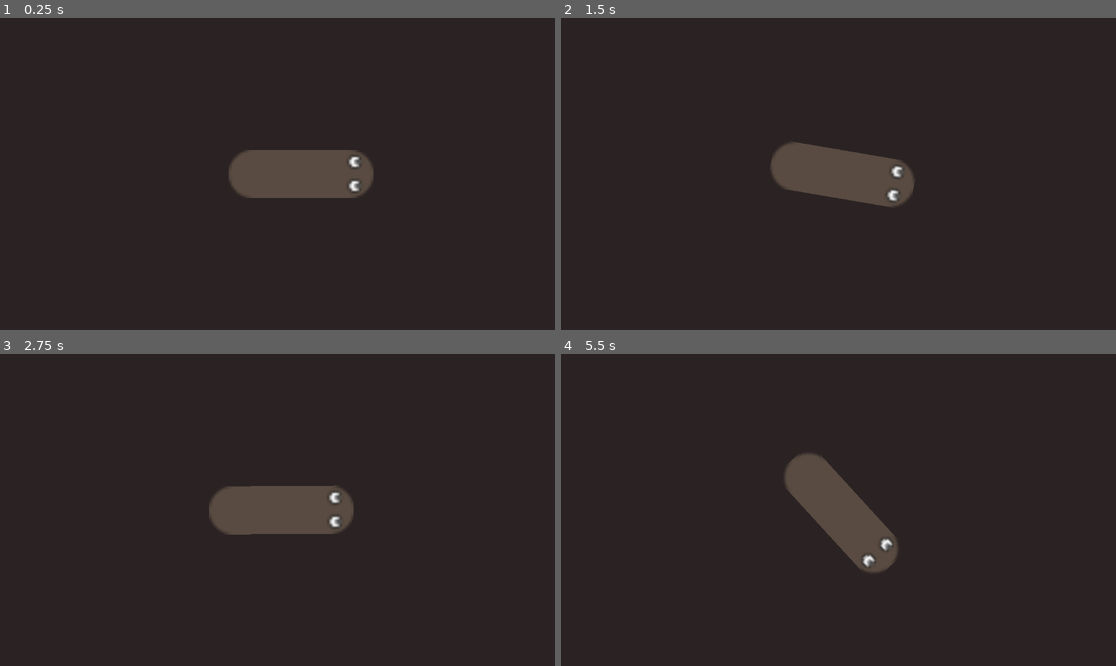
Above: before the commit, frames 1-4 (two rows, left to right).
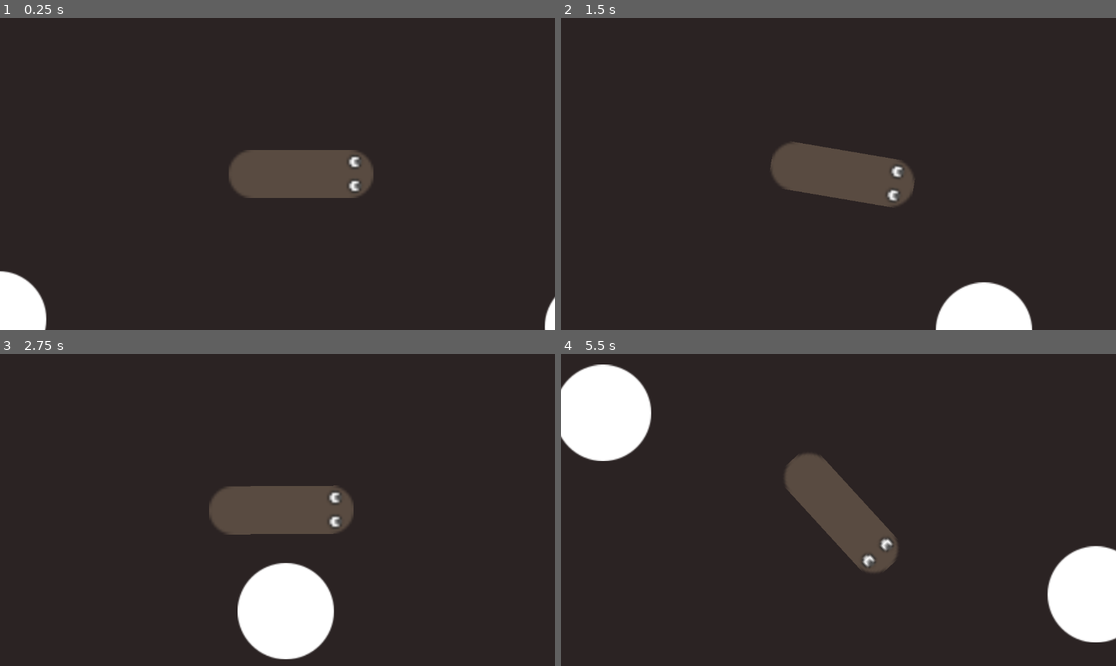
Above: after the commit, the same moments.

Repository: squirrelsoftcompany/LD56
Game: Godot game, scene res://Scenes/Synack.tscn
The game is run twice, just before and just after one commit, with the same random seed, the same clock (stepped at 60 frames per second) and the same inputs. This scene is started directly instead of the project's main scene.
Inputs (mouse positions are in pixels of both pictures, inside the frame that each line leads up to):
- Up to frame 1 (0.25 s): no input
- Up to frame 2 (1.5 s): tap Enter (ui_accept) at 0.5, 0.77 s; move the mouse to (960, 158) at 0.52 s; hold D 0.53-1.28 s; hold F 0.53-1.28 s; click (960, 158) at 0.67 s; move the mouse to (727, 189) at 1.27 s; hold S from 1.28 s (still down); tap Space at 1.35 s
- Up to frame 3 (2.75 s): tap Enter (ui_accept) at 1.52 s; move the mouse to (333, 441) at 2.02 s; release S at 2.03 s; hold D from 2.03 s (still down); hold F from 2.03 s (still down)
- Up to frame 4 (5.5 s): move the mouse to (810, 572) at 2.77 s; release D at 2.78 s; release F at 2.78 s; hold W 2.78-3.53 s; tap Space at 2.85, 4.35 s; click (810, 572) at 2.92 s; tap Enter (ui_accept) at 3.02, 3.77, 4.52 s; move the mouse to (1005, 556) at 3.52 s; hold F 3.53-4.28 s; hold A 3.53-5.03 s; move the mouse to (672, 463) at 4.27 s; move the mouse to (866, 510) at 5.02 s; hold S from 5.03 s (still down); hold F from 5.03 s (still down); click (866, 510) at 5.17 s

The runs differ from the first frame. In frame 1, 1.5% of the frame differs, in the area x 0-100%, y 81-100%; in frame 2, 2.1%; in frame 3, 4.3%; in frame 4, 7.5%, in the area x 0-100%, y 3-93%.

Commit message:
[FCT] Add food on map

Diff:
--- /dev/null
+++ b/Map/Food.tscn
@@ -0,0 +1,10 @@
+[gd_scene load_steps=2 format=3 uid="uid://bk8bsi1dgq33d"]
+
+[sub_resource type="CircleShape2D" id="CircleShape2D_cyd8o"]
+
+[node name="Food" type="Sprite2D"]
+
+[node name="StaticBody2D" type="StaticBody2D" parent="."]
+
+[node name="CollisionShape2D" type="CollisionShape2D" parent="StaticBody2D"]
+shape = SubResource("CircleShape2D_cyd8o")
--- a/Scenes/Synack.tscn
+++ b/Scenes/Synack.tscn
@@ -36,7 +36,7 @@
 texture = ExtResource("3_g5y31")
 
 [node name="Camera2D" type="Camera2D" parent="."]
-physics_interpolation_mode = 2
+physics_interpolation_mode = 1
 position = Vector2(-235, 338)
 zoom = Vector2(5, 5)
 
--- a/Scripts/map_generator.gd
+++ b/Scripts/map_generator.gd
@@ -1,18 +1,21 @@
-extends Node
+extends Node2D
 
+const FOOD_RAY_LENGTH = 5 # Short ray for stone X food spacing
 
 @export var stones : Array[Node]
+@export var foods: Array[Node]
 @export var stone_spawn_radius : float
 var rng = RandomNumberGenerator.new()
+var _stone_radius = 20 #Should be transform to a custome variable
 
 # Called when the node enters the scene tree for the first time.
 func _ready() -> void:
 	pass # Replace with function body.
 
 
+
 func _random_stone_pos(tile : Tile) -> Vector2:
 	var _valid = false
-	var _stone_radius = 20 #Should be transform to a custome variable
 	var _new_stone_position : Vector2
 	var _new_stone_global_position : Vector2
 
@@ -29,3 +32,33 @@
 			or	abs(_stone.global_position.y - _new_stone_global_position.y) < stone_spawn_radius):
 				_valid = false
 	return _new_stone_position
+
+func _random_food_pos(tile : Tile) -> Vector2:
+	var _valid = false
+	var _new_food_position : Vector2
+	var _new_food_global_position : Vector2
+
+	while not _valid:
+		var width = tile.get_tile_size().x
+		var height = tile.get_tile_size().y
+		_new_food_position.x = rng.randf_range(-width/2 + _stone_radius, width/2 - _stone_radius)
+		_new_food_position.y = rng.randf_range(-height/2 + _stone_radius, height/2 - _stone_radius)
+		_valid = true
+		# Use the global position to check the promiscuity with stones on the complete map
+		_new_food_global_position = tile.to_global(_new_food_position)
+		for _stone in stones:
+			if (abs(_stone.global_position.x - _new_food_global_position.x) < stone_spawn_radius
+			or	abs(_stone.global_position.y - _new_food_global_position.y) < stone_spawn_radius):
+				#Additional test for stone into radius
+				var space_state = get_world_2d().direct_space_state
+				var origin = _stone.global_position
+				var direction = _stone.global_position - _new_food_global_position
+				var direction_normalized = direction.normalized()
+				var end = _new_food_global_position + direction_normalized * FOOD_RAY_LENGTH
+				var query = PhysicsRayQueryParameters3D.create(origin, end)
+				query.collide_with_areas = true
+				var result = space_state.intersect_ray(query)
+				if (result.collider.is_in_group("Stone")):
+					_valid = false
+
+	return _new_food_position
--- a/Scripts/tile.gd
+++ b/Scripts/tile.gd
@@ -1,8 +1,12 @@
 class_name Tile
 extends Node2D
 
-var stone_scene = preload("res://Map/Stone.tscn")
+var stone_scene = preload("res://Scenes/Map/Elements/stone_1.tscn")
+var food_scene = preload("res://Scenes/Map/Elements/food.tscn")
 var _mesh : MeshInstance2D
+
+@export var food_timer_max = 10
+var food_timer_counter = 10
 
 # Called when the node enters the scene tree for the first time.
 func _ready() -> void:
@@ -11,17 +15,39 @@
 	pass # Replace with function body.
 
 
+func _process(delta: float) -> void:
+	if food_timer_counter > 0:
+		food_timer_counter -= delta
+	else:
+		_generate_food()
+		food_timer_counter = food_timer_max
+	pass
+
 func get_tile_size()-> Vector2:
 	return _mesh.scale
 
 func _generate_tile_env() -> void:
 	# Generate some stones
 	var _stone_count = MapGenerator.rng.randi_range(5,10)
-
 	for i in range(_stone_count):
 		var _stone = stone_scene.instantiate()
 		add_child(_stone)
 		_stone.position = MapGenerator._random_stone_pos(self)
 		MapGenerator.stones.push_back(_stone)
 
+	# Generate some foods
+	var _food_count = MapGenerator.rng.randi_range(80,100)
+	for i in range(_food_count):
+		var _food = food_scene.instantiate()
+		add_child(_food)
+		_food.position = MapGenerator._random_food_pos(self)
+		MapGenerator.foods.push_back(_food)
 	pass
+
+func _generate_food() -> void:
+	# Generate food
+	var _food = food_scene.instantiate()
+	add_child(_food)
+	_food.position = MapGenerator._random_food_pos(self)
+	MapGenerator.foods.push_back(_food)
+	pass
